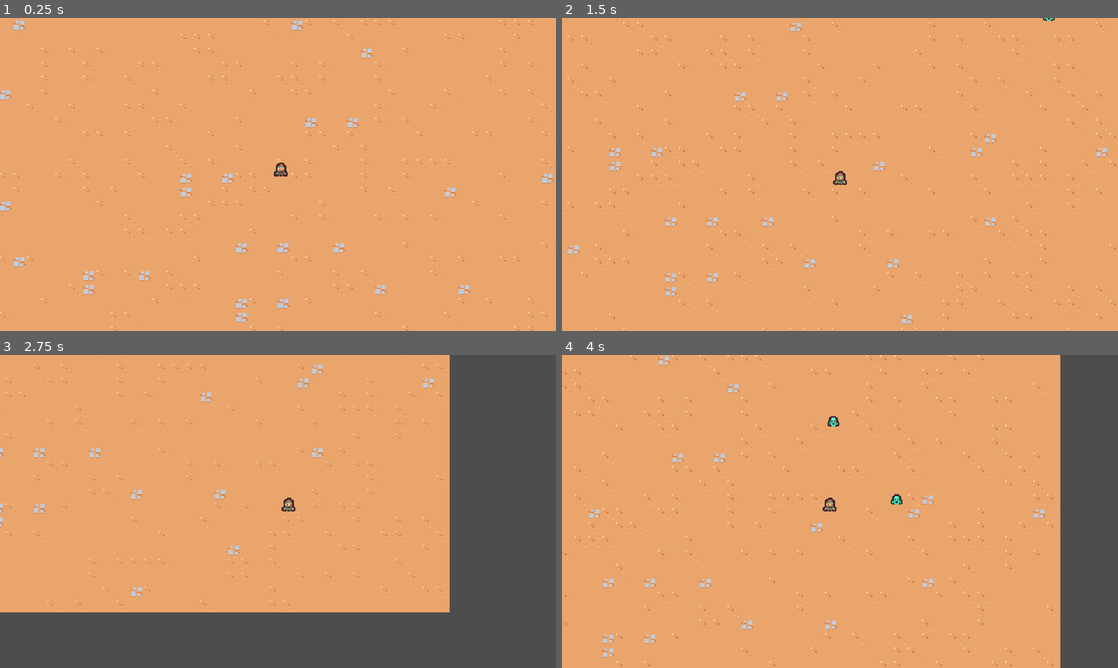
Above: before the commit, frames 1-4 (two rows, left to right).
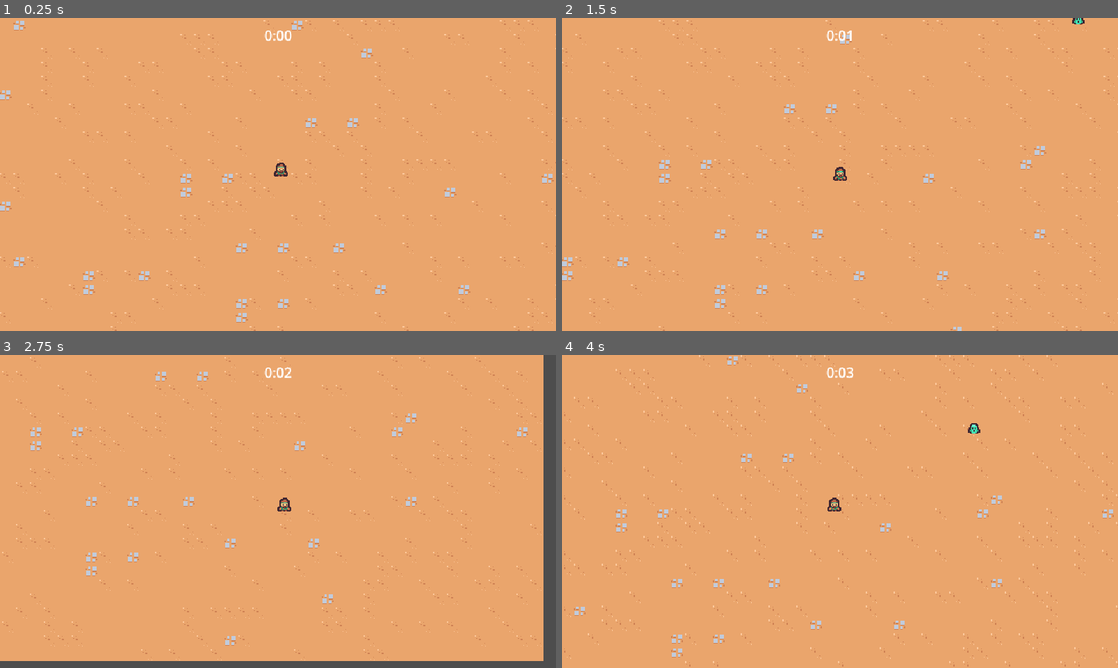
Above: after the commit, the same moments.

Repository: Slipkilot/learning-godot-2d
Game: Godot game, scene res://scenes/main/main.tscn
The game is run twice, just before and just after one commit, with the same random seed, the same clock (stepped at 60 frames per second) and the same inputs.
Inputs:
- Up to frame 1 (0.25 s): no input
- Up to frame 2 (1.5 s): hold D (move_right) 0.53-1.28 s; hold S (move_down) from 1.28 s (still down)
- Up to frame 3 (2.75 s): release S (move_down) at 2.03 s; hold D (move_right) from 2.03 s (still down)
- Up to frame 4 (4 s): release D (move_right) at 2.78 s; hold W (move_up) 2.78-3.53 s; hold A (move_left) from 3.53 s (still down)

The runs differ from the first frame. In frame 1, less than 0.1% of the frame differs, in the area x 47-53%, y 4-8%; in frame 2, 4.0%; in frame 3, 32%, in the area x 0-98%, y 0-98%; in frame 4, 14%.

Commit message:
added time and experience vial

Diff:
--- a/project.godot
+++ b/project.godot
@@ -63,8 +63,9 @@
 2d_physics/layer_1="Terrain"
 2d_physics/layer_2="Player"
 2d_physics/layer_3="Enemy"
+2d_physics/layer_4="EnemyCollision"
+2d_physics/layer_5="PlayerPickup"
 
 [rendering]
 
 textures/canvas_textures/default_texture_filter=0
-2d/snap/snap_2d_transforms_to_pixel=true
--- a/scenes/basic_enemy/basic_enemy.gd
+++ b/scenes/game_object/basic_enemy/basic_enemy.gd
@@ -1,6 +1,6 @@
 extends CharacterBody2D
 
-const MAX_SPEED=75
+const MAX_SPEED=40
 
 # Called when the node enters the scene tree for the first time.
 func _ready():
--- a/scenes/basic_enemy/basic_enemy.tscn
+++ b/scenes/game_object/basic_enemy/basic_enemy.tscn
@@ -1,7 +1,7 @@
 [gd_scene load_steps=5 format=3 uid="uid://cokkqtsk3dqbb"]
 
-[ext_resource type="Script" path="res://scenes/basic_enemy/basic_enemy.gd" id="1_2bh2w"]
-[ext_resource type="Texture2D" uid="uid://bnhvq1sm5sex5" path="res://scenes/basic_enemy/basic_enemy.png" id="2_kqeo3"]
+[ext_resource type="Script" path="res://scenes/game_object/basic_enemy/basic_enemy.gd" id="1_2bh2w"]
+[ext_resource type="Texture2D" uid="uid://bnhvq1sm5sex5" path="res://scenes/game_object/basic_enemy/basic_enemy.png" id="2_kqeo3"]
 
 [sub_resource type="CircleShape2D" id="CircleShape2D_c06wt"]
 radius = 12.0
@@ -10,7 +10,9 @@
 radius = 5.0
 
 [node name="BasicEnemy" type="CharacterBody2D" groups=["enemy"]]
-collision_layer = 0
+collision_layer = 8
+collision_mask = 9
+motion_mode = 1
 script = ExtResource("1_2bh2w")
 
 [node name="Area2D" type="Area2D" parent="."]
--- /dev/null
+++ b/scenes/game_object/experience_vial/experience_vial.gd
@@ -0,0 +1,9 @@
+extends Node2D
+
+
+
+func _ready():
+	$Area2D.area_entered.connect(on_area_entered)
+
+func on_area_entered(other_area:Area2D):
+	queue_free()
--- /dev/null
+++ b/scenes/game_object/experience_vial/experience_vial.tscn
@@ -0,0 +1,20 @@
+[gd_scene load_steps=4 format=3 uid="uid://kqogytfb2uuh"]
+
+[ext_resource type="Script" path="res://scenes/game_object/experience_vial/experience_vial.gd" id="1_b64v8"]
+[ext_resource type="Texture2D" uid="uid://dojf336b6qri0" path="res://scenes/game_object/experience_vial/experience_vial.png" id="1_d2wuq"]
+
+[sub_resource type="CircleShape2D" id="CircleShape2D_alt7r"]
+radius = 16.0
+
+[node name="ExperienceVial" type="Node2D"]
+script = ExtResource("1_b64v8")
+
+[node name="Area2D" type="Area2D" parent="."]
+collision_layer = 0
+collision_mask = 16
+
+[node name="CollisionShape2D" type="CollisionShape2D" parent="Area2D"]
+shape = SubResource("CircleShape2D_alt7r")
+
+[node name="Sprite2D" type="Sprite2D" parent="."]
+texture = ExtResource("1_d2wuq")
--- a/scenes/game_camera/game_camera.tscn
+++ b/scenes/game_object/game_camera/game_camera.tscn
@@ -1,6 +1,6 @@
 [gd_scene load_steps=2 format=3 uid="uid://b5lqgupd4ceda"]
 
-[ext_resource type="Script" path="res://scenes/game_camera/game_camera.gd" id="1_r26f2"]
+[ext_resource type="Script" path="res://scenes/game_object/game_camera/game_camera.gd" id="1_r26f2"]
 
 [node name="GameCamera" type="Camera2D"]
 script = ExtResource("1_r26f2")
--- a/scenes/player/player.gd
+++ b/scenes/game_object/player/player.gd
@@ -1,7 +1,7 @@
 extends CharacterBody2D
 
-const MAX_SPEED=200
-const ACCELERATION_SMOOTHING=5
+const MAX_SPEED=125
+const ACCELERATION_SMOOTHING=25
 
 
 # Called when the node enters the scene tree for the first time.
@@ -13,7 +13,10 @@
 func _process(delta):
 	var movement_vector=get_movement_vector()
 	var direction=movement_vector.normalized()
-	velocity=direction * MAX_SPEED
+	var target_velocity=direction * MAX_SPEED
+
+	velocity=velocity.lerp(target_velocity,1 - exp(-delta * ACCELERATION_SMOOTHING ))
+
 	move_and_slide()
 
 
--- a/scenes/player/player.tscn
+++ b/scenes/game_object/player/player.tscn
@@ -1,19 +1,31 @@
-[gd_scene load_steps=5 format=3 uid="uid://byh85yo5bsayw"]
+[gd_scene load_steps=6 format=3 uid="uid://byh85yo5bsayw"]
 
-[ext_resource type="Texture2D" uid="uid://cerhmnx84epsg" path="res://scenes/player/player.png" id="1_qtxh3"]
-[ext_resource type="Script" path="res://scenes/player/player.gd" id="1_y3kb6"]
+[ext_resource type="Texture2D" uid="uid://cerhmnx84epsg" path="res://scenes/game_object/player/player.png" id="1_qtxh3"]
+[ext_resource type="Script" path="res://scenes/game_object/player/player.gd" id="1_y3kb6"]
 [ext_resource type="PackedScene" uid="uid://dq5sf1y44kcex" path="res://scenes/ability/sword_ability_controller/sword_ability_controller.tscn" id="2_o8ghd"]
+
+[sub_resource type="CircleShape2D" id="CircleShape2D_j8a6v"]
+radius = 32.0
 
 [sub_resource type="CircleShape2D" id="CircleShape2D_iwkfe"]
 radius = 5.0
 
 [node name="Player" type="CharacterBody2D" groups=["player"]]
 collision_layer = 0
+motion_mode = 1
 script = ExtResource("1_y3kb6")
 
 [node name="AbilityManager" type="Node" parent="."]
 
 [node name="SwordAbilityController" parent="AbilityManager" instance=ExtResource("2_o8ghd")]
+
+[node name="Area2D" type="Area2D" parent="."]
+position = Vector2(0, -5)
+collision_layer = 16
+collision_mask = 0
+
+[node name="CollisionShape2D" type="CollisionShape2D" parent="Area2D"]
+shape = SubResource("CircleShape2D_j8a6v")
 
 [node name="Sprite2D" type="Sprite2D" parent="."]
 texture = ExtResource("1_qtxh3")
--- a/scenes/main/main.tscn
+++ b/scenes/main/main.tscn
@@ -1,11 +1,18 @@
-[gd_scene load_steps=5 format=3 uid="uid://dqnxi4asq3uas"]
+[gd_scene load_steps=7 format=3 uid="uid://dqnxi4asq3uas"]
 
-[ext_resource type="PackedScene" uid="uid://byh85yo5bsayw" path="res://scenes/player/player.tscn" id="1_awmdq"]
-[ext_resource type="PackedScene" uid="uid://b5lqgupd4ceda" path="res://scenes/game_camera/game_camera.tscn" id="1_itmkl"]
+[ext_resource type="PackedScene" uid="uid://byh85yo5bsayw" path="res://scenes/game_object/player/player.tscn" id="1_awmdq"]
+[ext_resource type="PackedScene" uid="uid://b5lqgupd4ceda" path="res://scenes/game_object/game_camera/game_camera.tscn" id="1_itmkl"]
+[ext_resource type="PackedScene" uid="uid://mtfu3rf3qeem" path="res://scenes/ui/arena_time_ui.tscn" id="1_ltnkv"]
 [ext_resource type="TileSet" uid="uid://xyk6ub4kkw10" path="res://resources/tileset.tres" id="1_u5ss6"]
 [ext_resource type="PackedScene" uid="uid://brwtytyg106u1" path="res://scenes/manager/enemy_manager.tscn" id="1_x88ww"]
+[ext_resource type="PackedScene" uid="uid://efcs3vyg0jmo" path="res://scenes/manager/arena_time_manager.tscn" id="2_7jp20"]
 
 [node name="Main" type="Node"]
+
+[node name="ArenaTimeUI" parent="." node_paths=PackedStringArray("arena_time_manager") instance=ExtResource("1_ltnkv")]
+arena_time_manager = NodePath("../ArenaTimeManager")
+
+[node name="ArenaTimeManager" parent="." instance=ExtResource("2_7jp20")]
 
 [node name="EnemyManager" parent="." instance=ExtResource("1_x88ww")]
 
--- /dev/null
+++ b/scenes/manager/arena_time_manager.gd
@@ -0,0 +1,6 @@
+extends Node
+
+@onready var timer=$Timer
+
+func get_time_elapsed():
+	return timer.wait_time - timer.time_left
--- /dev/null
+++ b/scenes/manager/arena_time_manager.tscn
@@ -0,0 +1,11 @@
+[gd_scene load_steps=2 format=3 uid="uid://efcs3vyg0jmo"]
+
+[ext_resource type="Script" path="res://scenes/manager/arena_time_manager.gd" id="1_c323k"]
+
+[node name="ArenaTimeManager" type="Node"]
+script = ExtResource("1_c323k")
+
+[node name="Timer" type="Timer" parent="."]
+wait_time = 60.0
+one_shot = true
+autostart = true
--- a/scenes/manager/enemy_manager.tscn
+++ b/scenes/manager/enemy_manager.tscn
@@ -1,7 +1,7 @@
 [gd_scene load_steps=3 format=3 uid="uid://brwtytyg106u1"]
 
 [ext_resource type="Script" path="res://scenes/manager/enemy_manager.gd" id="1_0xwyf"]
-[ext_resource type="PackedScene" uid="uid://cokkqtsk3dqbb" path="res://scenes/basic_enemy/basic_enemy.tscn" id="2_15ldo"]
+[ext_resource type="PackedScene" uid="uid://cokkqtsk3dqbb" path="res://scenes/game_object/basic_enemy/basic_enemy.tscn" id="2_15ldo"]
 
 [node name="EnemyManager" type="Node"]
 script = ExtResource("1_0xwyf")
--- /dev/null
+++ b/scenes/ui/arena_time_ui.gd
@@ -0,0 +1,16 @@
+extends CanvasLayer
+
+@export var arena_time_manager: Node
+@onready var label = %Label
+
+func _process(delta):
+	if arena_time_manager == null:
+		return
+	var time_elapsed = arena_time_manager.get_time_elapsed()
+	label.text = format_seconds_to_string(time_elapsed)
+
+
+func format_seconds_to_string(seconds:float):
+	var minutes = floor(seconds/60)
+	var remaining_seconds = seconds - (minutes*60)
+	return str(minutes) + ":" + ("%02d" % floor(remaining_seconds))
--- /dev/null
+++ b/scenes/ui/arena_time_ui.tscn
@@ -0,0 +1,22 @@
+[gd_scene load_steps=2 format=3 uid="uid://mtfu3rf3qeem"]
+
+[ext_resource type="Script" path="res://scenes/ui/arena_time_ui.gd" id="1_1vtdj"]
+
+[node name="ArenaTimeUI" type="CanvasLayer"]
+script = ExtResource("1_1vtdj")
+
+[node name="MarginContainer" type="MarginContainer" parent="."]
+anchors_preset = 15
+anchor_right = 1.0
+anchor_bottom = 1.0
+grow_horizontal = 2
+grow_vertical = 2
+mouse_filter = 2
+theme_override_constants/margin_top = 8
+
+[node name="Label" type="Label" parent="MarginContainer"]
+unique_name_in_owner = true
+layout_mode = 2
+size_flags_horizontal = 4
+size_flags_vertical = 0
+text = "test"
Renamed: scenes/basic_enemy/basic_enemy.png -> scenes/game_object/basic_enemy/basic_enemy.png
Not shown, added: scenes/game_object/basic_enemy/basic_enemy.png.import
Binary file added: scenes/game_object/experience_vial/experience_vial.png
Not shown, changed: scenes/game_object/experience_vial/experience_vial.png.import
Renamed: scenes/game_camera/game_camera.gd -> scenes/game_object/game_camera/game_camera.gd
Renamed: scenes/player/player.png -> scenes/game_object/player/player.png
Not shown, changed: scenes/game_object/player/player.png.import
